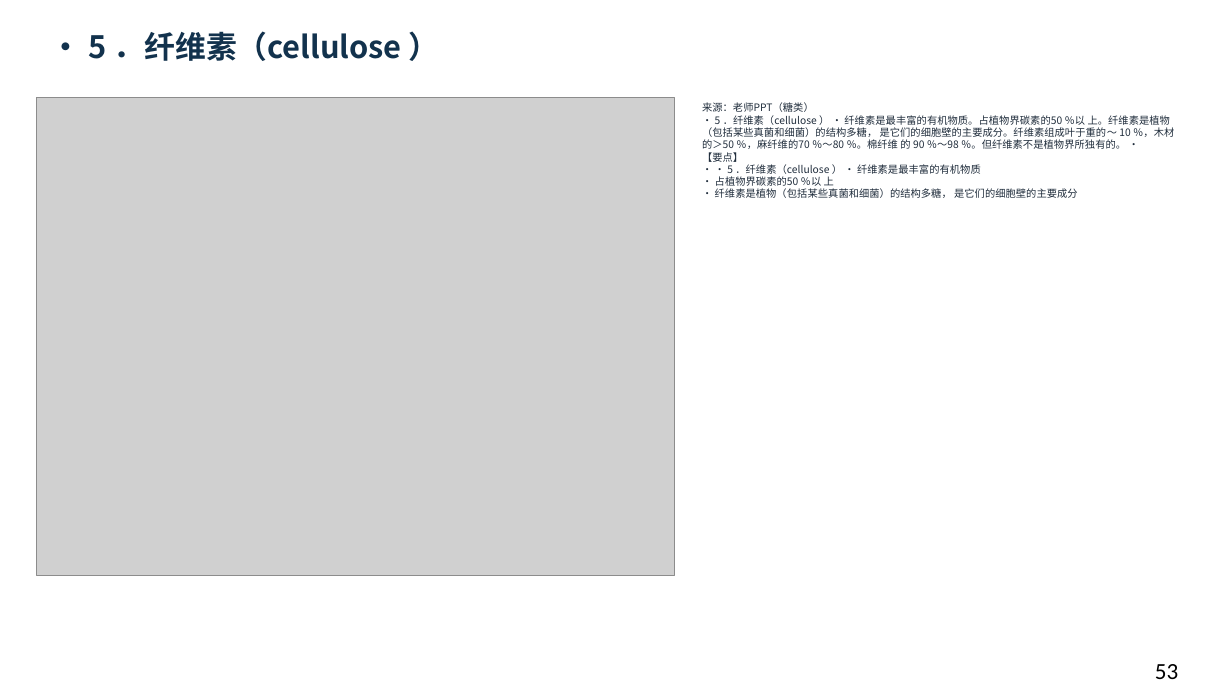
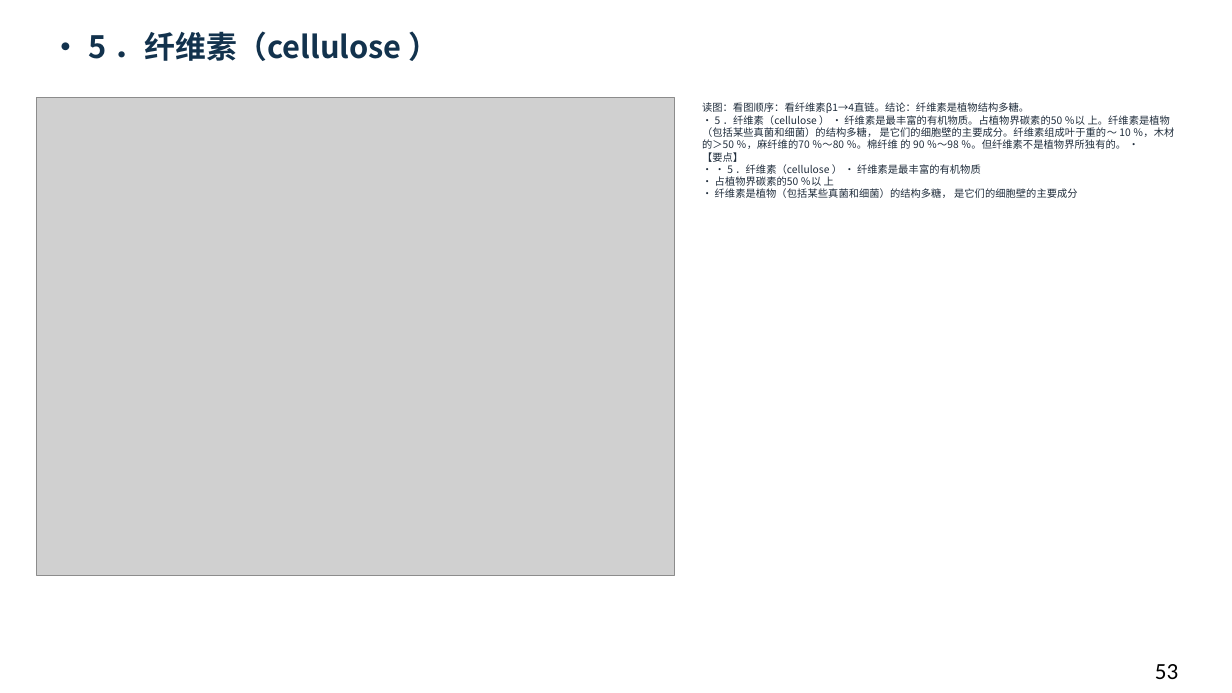
Before and after one commit to newkan-li/Biochemistry, a slide deck: slide 53 of downloads/bc09-ai-style.pptx. Drawn at 1232x693 pixels with LibreOffice and Linux fonts; fonts in the diff are those of the drawing; grey boxes stand for pictures. Boxes give left, top, right and bottom in pixels: in the first picture for what was removed or moved away, otherwise in the second. Text is boxed around its words. In the diff, an @@ line names an element or a change of style, - is before the commit and + after.

Commit message:
bc09补64页老师原页读图讲解:39页缺图注全部补齐,下载PPT同步;版本20261112cdm

```diff
--- a/downloads/bc09-ai-style.pptx
+++ b/downloads/bc09-ai-style.pptx
@@ text at (702,102,1174,198): text changed @@
-来源：老师PPT（糖类）
-• 5 ．纤维素（cellulose ） • 纤维素是最丰富的有机物质。占植物界碳素的50 ％以 上。纤维素是植物（包括某些真菌和细菌）的结构多糖， 是它们的细胞壁的主要成分。纤维素组成叶于重的～ 10 ％，木材的＞50 ％，麻纤维的70 ％～80 ％。棉纤维 的 90 ％～98 ％。但纤维素不是植物界所独有的。 •
-【要点】
-• • 5 ．纤维素（cellulose ） • 纤维素是最丰富的有机物质
-• 占植物界碳素的50 ％以 上
-• 纤维素是植物（包括某些真菌和细菌）的结构多糖， 是它们的细胞壁的主要成分
+读图：看图顺序：看纤维素β1→4直链。结论：纤维素是植物结构多糖。
+• 5 ．纤维素（cellulose ） • 纤维素是最丰富的有机物质。占植物界碳素的50 ％以 上。纤维素是植物（包括某些真菌和细菌）的结构多糖， 是它们的细胞壁的主要成分。纤维素组成叶于重的～ 10 ％，木材的＞50 ％，麻纤维的70 ％～80 ％。棉纤维 的 90 ％～98 ％。但纤维素不是植物界所独有的。 •
+【要点】
+• • 5 ．纤维素（cellulose ） • 纤维素是最丰富的有机物质
+• 占植物界碳素的50 ％以 上
+• 纤维素是植物（包括某些真菌和细菌）的结构多糖， 是它们的细胞壁的主要成分
```
Also in this commit, not shown: 104 other slides changed, 5 other files.
